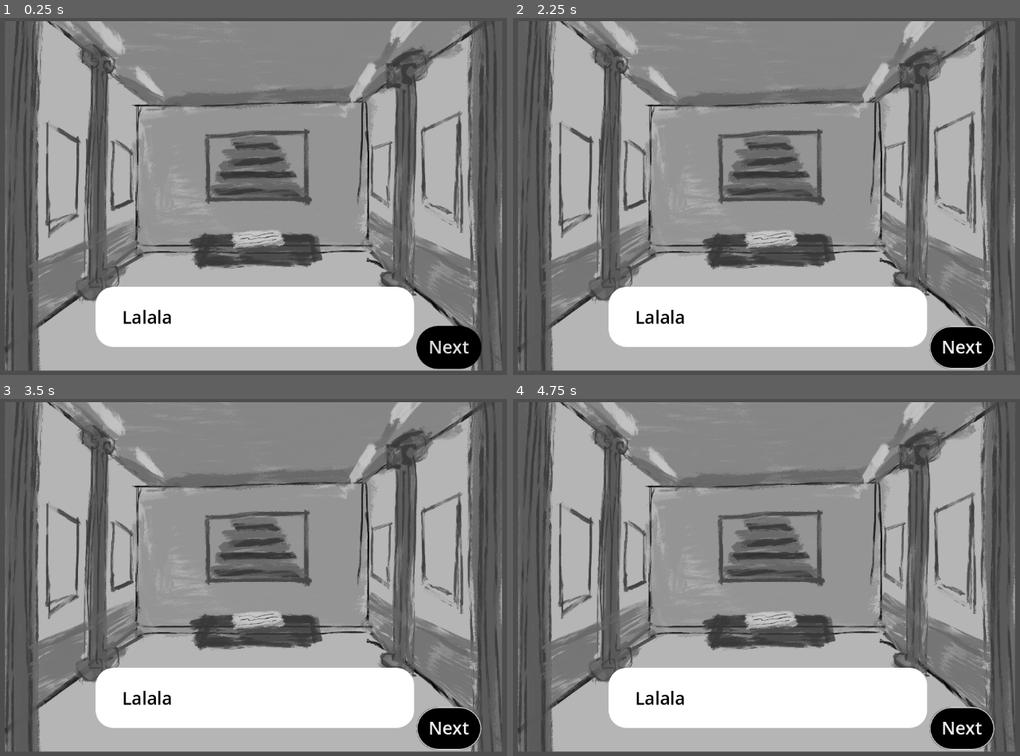
Above: before the commit, frames 1-4 (two rows, left to right).
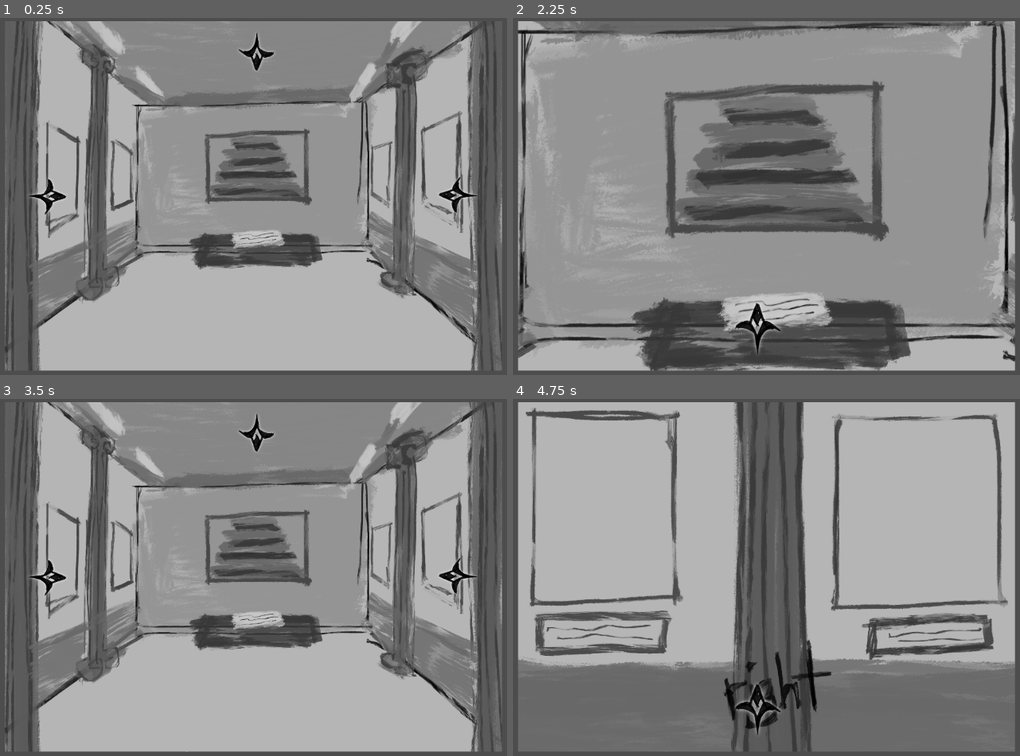
Above: after the commit, the same moments.

Repository: yaliu10/Escape-Room
Game: Godot game, scene res://Scenes/main.tscn
Same seed, same stepped clock (60 frames per second), same inputs: the game is played once before the commit and once after it.
Inputs (mouse positions are in pixels of both pictures, inside the frame that each line leads up to):
- Up to frame 1 (0.25 s): no input
- Up to frame 2 (2.25 s): click (964, 346) at 0.5 s, where only the run before the commit has a clickable "Next"; click (964, 346) at 1.25 s, where only the run before the commit has a clickable "Next"; click (771, 53) at 2.02 s
- Up to frame 3 (3.5 s): click (243, 709) at 2.77 s
- Up to frame 4 (4.75 s): click (969, 577) at 3.52 s; click (558, 577) at 4.27 s

The runs differ from the first frame. In frame 1, 12% of the frame differs, in the area x 5-95%, y 4-99%; in frame 2, 71%; in frame 3, 12%; in frame 4, 71%, in the area x 0-100%, y 0-99%.

Commit message:
Make dialogue into a new scene instead of in main

Diff:
--- /dev/null
+++ b/escape-room/Scenes/dialogue.tscn
@@ -0,0 +1,46 @@
+[gd_scene load_steps=2 format=3 uid="uid://d2s2as4a4dcra"]
+
+[ext_resource type="Theme" uid="uid://bcx3gapifxrc1" path="res://main_theme.tres" id="1_uuaaa"]
+
+[node name="Dialogue" type="Control"]
+layout_mode = 3
+anchors_preset = 15
+anchor_right = 1.0
+anchor_bottom = 1.0
+grow_horizontal = 2
+grow_vertical = 2
+theme = ExtResource("1_uuaaa")
+
+[node name="RichTextLabel" type="RichTextLabel" parent="."]
+unique_name_in_owner = true
+layout_mode = 1
+anchors_preset = -1
+anchor_top = 0.718
+anchor_right = 1.0
+anchor_bottom = 1.0
+offset_left = 316.0
+offset_top = 22.7359
+offset_right = -259.0
+offset_bottom = -51.0
+grow_horizontal = 2
+grow_vertical = 2
+theme = ExtResource("1_uuaaa")
+text = "Lalala"
+fit_content = true
+
+[node name="NextButton" type="Button" parent="."]
+unique_name_in_owner = true
+layout_mode = 1
+anchors_preset = 3
+anchor_left = 1.0
+anchor_top = 1.0
+anchor_right = 1.0
+anchor_bottom = 1.0
+offset_left = -255.0
+offset_top = -89.0
+offset_right = -137.0
+offset_bottom = -11.0
+grow_horizontal = 0
+grow_vertical = 0
+theme = ExtResource("1_uuaaa")
+text = "Next"
--- a/escape-room/Scenes/main.tscn
+++ b/escape-room/Scenes/main.tscn
@@ -1,9 +1,8 @@
-[gd_scene load_steps=5 format=3 uid="uid://bombr13ma3q8o"]
+[gd_scene load_steps=4 format=3 uid="uid://bombr13ma3q8o"]
 
 [ext_resource type="Script" path="res://Scripts/main.gd" id="1_uc6yk"]
 [ext_resource type="Texture2D" uid="uid://dtgphwhgvi6iy" path="res://art/IMG_2640.PNG" id="2_g73d6"]
 [ext_resource type="Texture2D" uid="uid://pnpi4rjo80q4" path="res://art/placeholder arrow.PNG" id="3_j2lnq"]
-[ext_resource type="Theme" uid="uid://bcx3gapifxrc1" path="res://main_theme.tres" id="4_ncq6x"]
 
 [node name="Main" type="Control"]
 layout_mode = 3
@@ -20,7 +19,6 @@
 texture = ExtResource("2_g73d6")
 
 [node name="Up Button" type="Button" parent="."]
-visible = false
 layout_mode = 0
 offset_left = 523.0
 offset_top = 5.0
@@ -31,7 +29,6 @@
 flat = true
 
 [node name="Right Button" type="Button" parent="."]
-visible = false
 layout_mode = 0
 offset_left = 1030.0
 offset_top = 238.0
@@ -43,7 +40,6 @@
 flat = true
 
 [node name="Left Button" type="Button" parent="."]
-visible = false
 layout_mode = 0
 offset_left = 171.0
 offset_top = 408.0
@@ -54,45 +50,6 @@
 icon = ExtResource("3_j2lnq")
 flat = true
 
-[node name="RichTextLabel" type="RichTextLabel" parent="."]
-layout_mode = 1
-anchors_preset = -1
-anchor_left = 0.14
-anchor_top = 0.743
-anchor_right = 1.0
-anchor_bottom = 1.0
-offset_left = 154.72
-offset_top = 6.53598
-offset_right = -259.0
-offset_bottom = -51.0
-grow_horizontal = 2
-grow_vertical = 2
-theme = ExtResource("4_ncq6x")
-text = "Lalala"
-fit_content = true
-
-[node name="NextButton" type="Button" parent="."]
-layout_mode = 1
-anchors_preset = 3
-anchor_left = 1.0
-anchor_top = 1.0
-anchor_right = 1.0
-anchor_bottom = 1.0
-offset_left = -255.0
-offset_top = -89.0
-offset_right = -137.0
-offset_bottom = -11.0
-grow_horizontal = 0
-grow_vertical = 0
-theme = ExtResource("4_ncq6x")
-text = "Next"
-
-[node name="VBoxContainer" type="VBoxContainer" parent="."]
-visible = false
-layout_mode = 0
-offset_right = 40.0
-offset_bottom = 40.0
-
 [connection signal="pressed" from="Up Button" to="." method="_on_up_button_pressed"]
 [connection signal="pressed" from="Right Button" to="." method="_on_right_button_pressed"]
 [connection signal="pressed" from="Left Button" to="." method="_on_left_button_pressed"]
